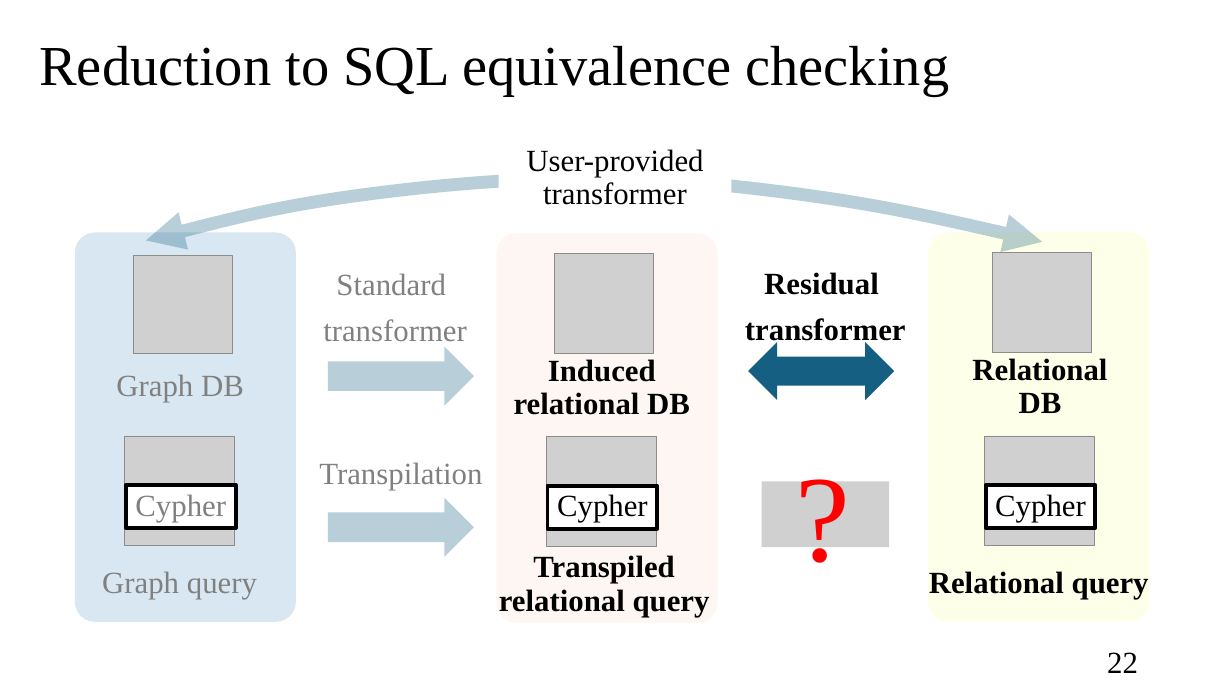
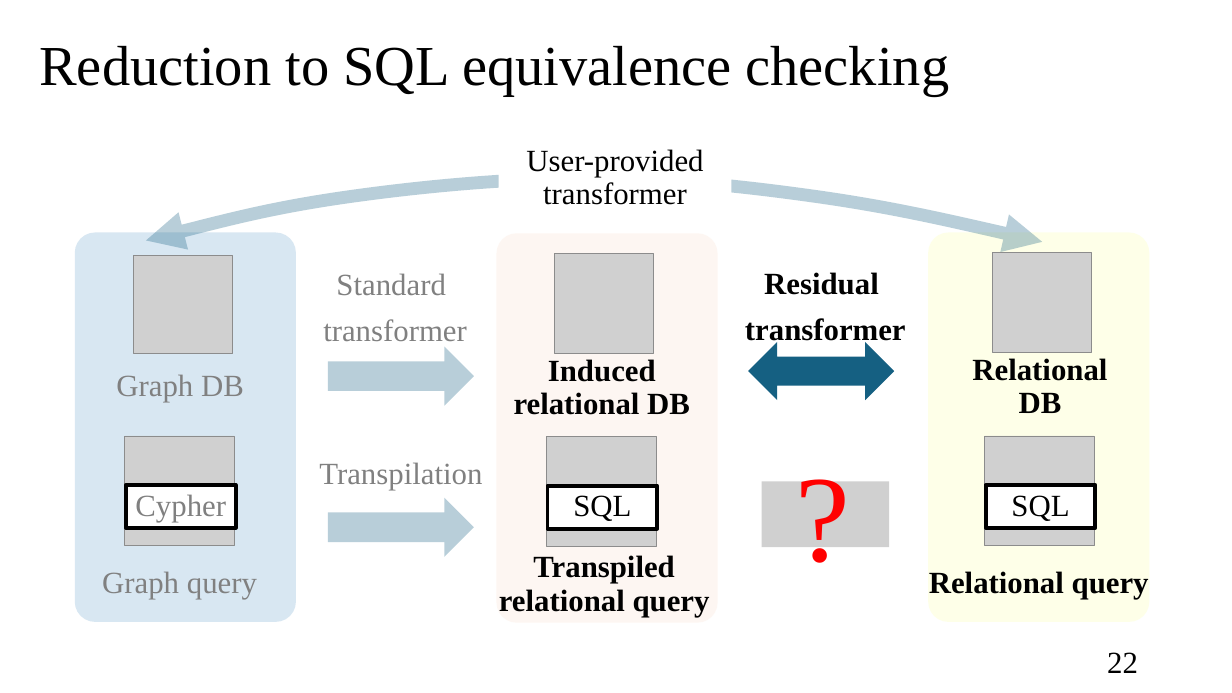
Before and after one commit to whatsmyname/whatsmyname.github.io, a slide deck: slide 23 of assets/files/Graphiti_PLDI25.pptx. Drawn at 1232x693 pixels with LibreOffice and Linux fonts; fonts in the diff are those of the drawing; grey boxes stand for pictures. Boxes give left, top, right and bottom in pixels: in the first picture for what was removed or moved away, otherwise in the second. Text is boxed around its words. In the diff, an @@ line names an element or a change of style, - is before the commit and + after.

Commit message:
correct workflow figures
The oiriginal workflow figures used Cypher to annoate (tranpiled) relational queries. Now, change "Cypher" -> "SQL".

```diff
--- a/assets/files/Graphiti_PLDI25.pptx
+++ b/assets/files/Graphiti_PLDI25.pptx
@@ text in rectangle at (573, 495, 631, 521): text changed @@
-Cypher
+SQL
@@ text in rectangle at (1011, 495, 1069, 521): text changed @@
-Cypher
+SQL
```
Also in this commit, not shown: 5 other slides changed.
